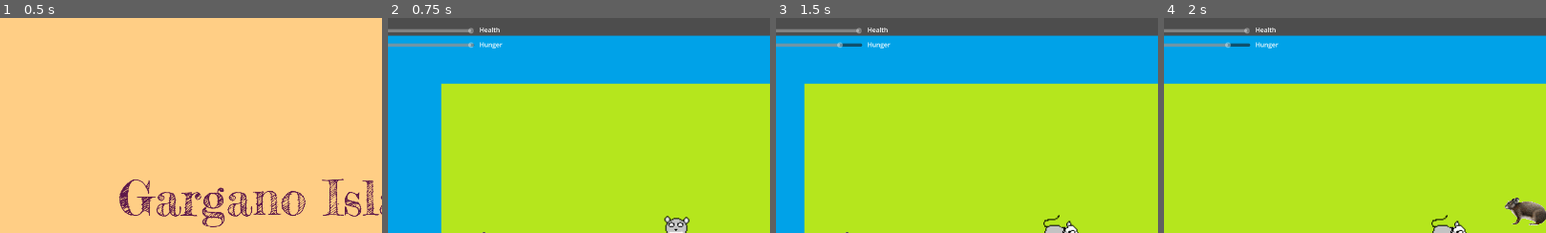
Above: before the commit, frames 1-4 (left to right).
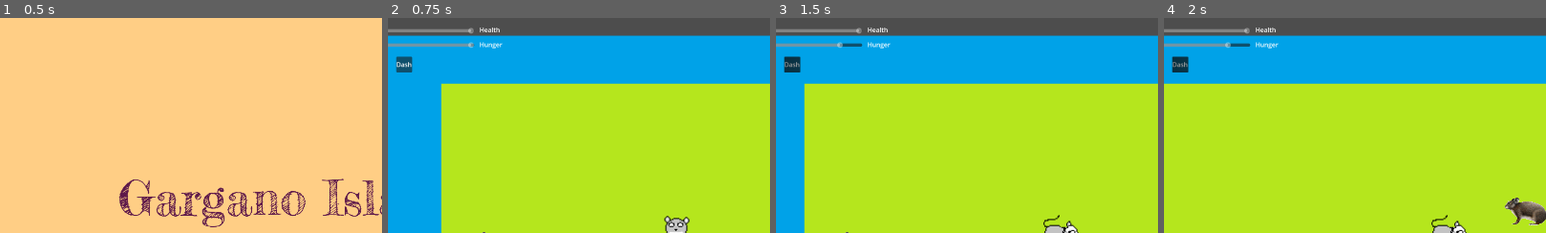
Above: after the commit, the same moments.

Repository: nialsiG/GMTK2024
Game: Godot game, scene res://scenes/start_menu.tscn
The game is run twice, just before and just after one commit, with the same random seed, the same clock (stepped at 60 frames per second) and the same inputs. The engine's default icon, where the game draws it, is replaced by a stand-in: a white triangle on a blue panel in a dark square.
Inputs:
- Up to frame 1 (0.5 s): no input
- Up to frame 2 (0.75 s): click "Start game" at 0.5 s
- Up to frame 3 (1.5 s): tap Enter at 1.25 s; hold D (move_right) from 1.28 s (still down); tap Space (attack) at 1.35 s
- Up to frame 4 (2 s): keep holding D (move_right)
The pictures show only the part of the screen within x 12-62%, y 0-50%; the shares and areas given below are measured in that part.

Frame 1 is identical in both runs. In frame 2, 0.3% of the frame differs, in the area x 2-7%, y 17-26%; in frame 3, 0.3%; in frame 4, 0.3%.

Commit message:
Feature: added dash icon Feature: added evolutions linked to dash

Diff:
--- a/Gmtk 2024/scenes/Generators/EvolutionChoiceGenerator.gd
+++ b/Gmtk 2024/scenes/Generators/EvolutionChoiceGenerator.gd
@@ -8,39 +8,50 @@
 
 func _ready():
 	var nanism = CreateChoice("Nanism",
-	"Makes you smaller. Your food needs are reduced and so is your speed. More animal are predators to you.",
+	"You become smaller. Your food needs are reduced and so is your speed. More animal are predators to you.",
 	 enums.evolution.NANISM, "")
 
 	var gigantism = CreateChoice("Gigantism",
-	"Makes you bigger. Your food needs are increased and so is your speed. You can predate more animals.",
+	"You become bigger. Your food needs are increased and so is your speed. You can predate more animals.",
 	enums.evolution.GIGANTISM, "")
 
 	var dietCarni = CreateChoice("Carnivore",
-	"Makes you a carnivore. You get better benefits from eating meat but cannot eat plants.",
+	"You become carnivore. You get better benefits from eating meat but cannot eat plants.",
 	enums.evolution.DIET_CARNI, "")
 
 	var dietHerbi = CreateChoice("Herbivore",
-	"Makes you a herbivore. You get better benefits from eating plants but cannot eat meat.",
+	"You become herbivore. You get better benefits from eating plants but cannot eat meat.",
 	enums.evolution.DIET_HERBI, "")
 
 	var dietOmni =CreateChoice("Omnivore",
-	"Makes you an omnivore. You can eat everything but get lesser benefits from all food.",
+	"You become omnivore. You can eat everything but get lesser benefits from all food.",
 	enums.evolution.DIET_OMNI, "")
 
 	var healthBonus = CreateChoice("Health",
 	"Give you one more hitpoint.",
 	enums.evolution.HEALTH, "")
 
-	_allEvolutions.append(nanism)
+	var agility = CreateChoice("Agility",
+	"Your movements are sharper, your dash cooldown is reduced",
+	enums.evolution.AGILITY, "")
+
+	var fangs = CreateChoice("Fang",
+	"Your tooth become bigger, during your dash, you gain a temporary size",
+	enums.evolution.FANG, "")
+
+	var efficiency = CreateChoice("Efficiency",
+	"Your movements are more efficient, your dash cost less food",
+	enums.evolution.EFFICIENCY, "")
+
 	_allEvolutions.append(nanism)
 	_allEvolutions.append(gigantism)
-	_allEvolutions.append(gigantism)
-	_allEvolutions.append(healthBonus)
 	_allEvolutions.append(healthBonus)
 	_allEvolutions.append(dietHerbi)
 	_allEvolutions.append(dietOmni)
 	_allEvolutions.append(dietCarni)
-
+	_allEvolutions.append(fangs)
+	_allEvolutions.append(efficiency)
+	_allEvolutions.append(agility)
 
 func CreateChoice(evolName : String, description : String, evol : enums.evolution, path : String) -> EvolutionChoice:
 	var evolChoice = evolutionChoiceScript.new()
--- a/Gmtk 2024/scenes/hud.tscn
+++ b/Gmtk 2024/scenes/hud.tscn
@@ -6,6 +6,13 @@
 [ext_resource type="Texture2D" uid="uid://bxfycytbcca8v" path="res://assets/sprites/Plants/gland.png" id="4_g1m0o"]
 [ext_resource type="Texture2D" uid="uid://b6yl3g72eph12" path="res://assets/sprites/Other/Meat.png" id="5_dgnj4"]
 [ext_resource type="LabelSettings" uid="uid://d0xafy67rfe8g" path="res://resources/labels/title1.tres" id="6_tbnw7"]
+
+[sub_resource type="Gradient" id="Gradient_wctgb"]
+colors = PackedColorArray(0, 0, 0, 0.419608, 0, 0, 0, 0.337255)
+
+[sub_resource type="GradientTexture1D" id="GradientTexture1D_dapuk"]
+gradient = SubResource("Gradient_wctgb")
+width = 40
 
 [node name="hud" type="Control"]
 layout_mode = 3
@@ -80,6 +87,22 @@
 offset_bottom = 132.0
 text = "DefaultSize"
 
+[node name="PanelContainer" type="PanelContainer" parent="."]
+layout_mode = 0
+offset_left = 256.0
+offset_top = 97.0
+offset_right = 296.0
+offset_bottom = 137.0
+
+[node name="Label" type="Label" parent="PanelContainer"]
+layout_mode = 2
+text = "Dash"
+
+[node name="DashOverlay" type="TextureRect" parent="PanelContainer"]
+visible = false
+layout_mode = 2
+texture = SubResource("GradientTexture1D_dapuk")
+
 [node name="DeathContainer" type="PanelContainer" parent="."]
 visible = false
 layout_mode = 1
--- a/Gmtk 2024/scenes/world.gd
+++ b/Gmtk 2024/scenes/world.gd
@@ -57,6 +57,7 @@
 	_player.connect("UpdatedSize", OnPlayerUpdatedSize)
 	_player.connect("UpdatedHealth", OnPlayerUpdatedHealth)
 	_player.connect("Died", OnPlayerDeath)
+	_player.connect("UpdatedDashCooldown", OnPlayerUpdatedDashCoolDown)
 
 	_hud.UpdateSize(_player.current_size, _player.hungerCoeff)
 	_hud.UpdateDiet(_player.diet)
@@ -107,6 +108,9 @@
 
 func OnPlayerUpdatedHealth(currentHealth : int, maxHealth : int):
 	_hud.UpdateHealth(currentHealth, maxHealth)
+
+func OnPlayerUpdatedDashCoolDown(isAvailable : bool):
+	_hud.UpdateDashCooldown(isAvailable)
 
 func OnEatenConsumable(amount : int, foodType : enums.FoodType):
 	_totalFoodValue += amount
--- a/Gmtk 2024/scripts/enums.gd
+++ b/Gmtk 2024/scripts/enums.gd
@@ -6,7 +6,7 @@
 	Meat
 }
 
-enum evolution { NANISM, GIGANTISM, DIET_OMNI, DIET_CARNI, DIET_HERBI, HEALTH }
+enum evolution { NANISM, GIGANTISM, DIET_OMNI, DIET_CARNI, DIET_HERBI, HEALTH, AGILITY, FANG, EFFICIENCY }
 
 enum Size { MICRO, SMALL, MEDIUM, LARGE, MEGA }
 
--- a/Gmtk 2024/scripts/hud.gd
+++ b/Gmtk 2024/scripts/hud.gd
@@ -9,8 +9,8 @@
 var _iconHerbi : PanelContainer
 var _sizeLabel : Label
 var _deathContainer : PanelContainer
+var _dashOverlay : TextureRect
 
-# Called when the node enters the scene tree for the first time.
 func _ready():
 	_hungerbar = get_node("hungerbar")
 
@@ -19,13 +19,20 @@
 	_iconHerbi = get_node("HerbiIcon")
 	_sizeLabel = get_node("SizeLabel")
 	_deathContainer = get_node("DeathContainer")
+	_dashOverlay = get_node("PanelContainer/DashOverlay")
 
-# Called every frame. 'delta' is the elapsed time since the previous frame.
 func _process(delta):
 	pass
 
 func eat(amount):
 	_hungerbar.eat(amount)
+
+func UpdateDashCooldown(isAvailable : bool):
+	if (isAvailable):
+		_dashOverlay.hide()
+	else:
+		_dashOverlay.show()
+
 
 func UpdateHealth(currentHealth : int, maxHealth : int):
 	_lifebar.UpdateHealth(currentHealth, maxHealth)
--- a/Gmtk 2024/scripts/player.gd
+++ b/Gmtk 2024/scripts/player.gd
@@ -7,7 +7,7 @@
 var _isDashInRecovery : bool = false
 var _dashDuration : float = 0
 var _dashMaxDuration : float = 0.2
-var _dashRecoveryTime : float = 5
+var _dashRecoveryTime : float = 10
 var _dashSizeBonus : int = 1
 var _dashSpeedBonus : float = 4
 var _dashFoodCost : int = 5
@@ -24,10 +24,10 @@
 signal UpdatedSize(size : enums.Size, newhungerCoeff : float)
 signal Died()
 signal UpdatedHealth(health : int, maxHealth : int)
+signal UpdatedDashCooldown(isAvailable: bool)
 
 var maxHealth = 2;
 var currentHealth = 2;
-
 
 func _process(delta):
 	var collisionCount = get_slide_collision_count()
@@ -49,6 +49,7 @@
 	if (axis != Vector2.ZERO && Input.is_action_just_pressed("attack") && !(_isDashing || _isDashInRecovery)):
 		_isDashing = true
 		_dashAxis = axis
+		UpdatedDashCooldown.emit(false)
 		eat(-_dashFoodCost * GetSizeValue(), enums.FoodType.Consumed)
 
 	UpdateState(axis)
@@ -62,6 +63,7 @@
 		if (_dashDuration > _dashRecoveryTime):
 			_isDashInRecovery = false
 			_dashDuration = 0
+			UpdatedDashCooldown.emit(true)
 
 	if (_isDashing):
 		_dashDuration += delta
@@ -153,23 +155,34 @@
 	return evols
 
 func ApplyEvolution(evol : enums.evolution):
-	if (evol == enums.evolution.DIET_CARNI):
-		UpdateDiet(enums.Diet.carnivore)
-	elif (evol == enums.evolution.DIET_HERBI):
-		UpdateDiet(enums.Diet.vegetarian)
-	elif (evol == enums.evolution.DIET_OMNI):
-		UpdateDiet(enums.Diet.omni)
-	elif (evol == enums.evolution.NANISM && current_size != enums.Size.MICRO):
-		current_size += -1
-		UpdateSize()
-		RaiseUpdateSize()
-	elif (evol == enums.evolution.GIGANTISM && current_size != enums.Size.MEGA):
-		current_size +=1
-		UpdateSize()
-		RaiseUpdateSize()
-	elif (evol == enums.evolution.HEALTH):
-		maxHealth +=1
-		AddHealth(1)
+	match (evol):
+		enums.evolution.DIET_CARNI:
+			UpdateDiet(enums.Diet.carnivore)
+		enums.evolution.DIET_HERBI:
+			UpdateDiet(enums.Diet.vegetarian)
+		enums.evolution.DIET_OMNI:
+			UpdateDiet(enums.Diet.omni)
+		enums.evolution.NANISM:
+			if(current_size != enums.Size.MICRO):
+				current_size += -1
+				UpdateSize()
+				RaiseUpdateSize()
+		enums.evolution.GIGANTISM:
+			if(current_size != enums.Size.MEGA):
+				current_size +=1
+				UpdateSize()
+				RaiseUpdateSize()
+		enums.evolution.HEALTH:
+			maxHealth +=1
+			AddHealth(1)
+		enums.evolution.AGILITY:
+			_dashRecoveryTime *= 0.8
+			print("RecoveryTime: "+str(_dashRecoveryTime))
+		enums.evolution.FANG:
+			_dashSizeBonus += 1
+		enums.evolution.EFFICIENCY:
+			_dashFoodCost *= 0.8
+			print("Foodcost: "+str(_dashFoodCost))
 
 func UpdateDiet(newDiet : enums.Diet):
 	diet = newDiet
@@ -182,6 +195,5 @@
 	_isInvincible = false
 
 func AddHealth(health : int):
-	print("Lost "+str(health)+" HP")
 	currentHealth = clamp(currentHealth + health, 0, maxHealth)
 	UpdatedHealth.emit(currentHealth, maxHealth)
Not shown: 1 places in Gmtk 2024/scenes/hud.tscn that only renumber resources
